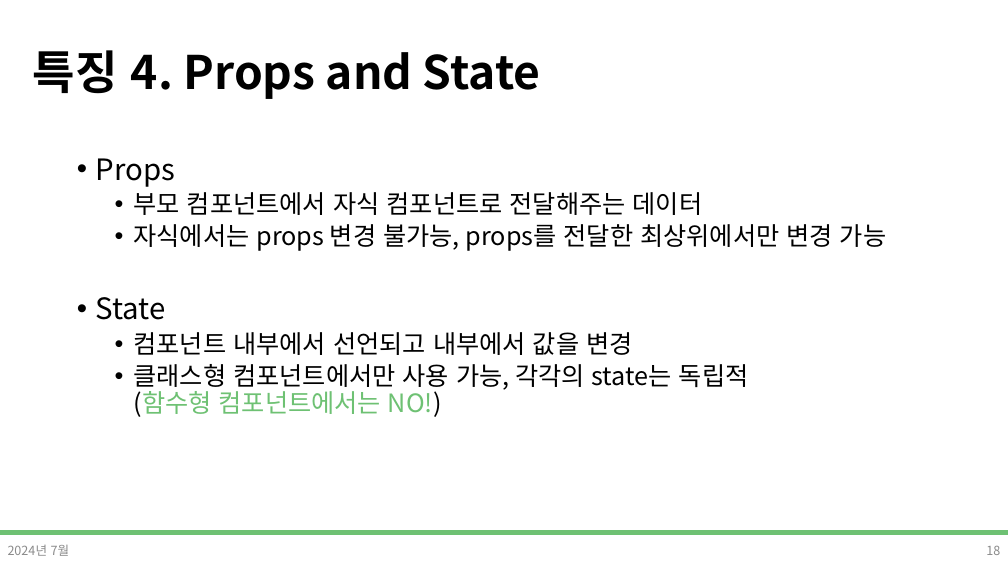
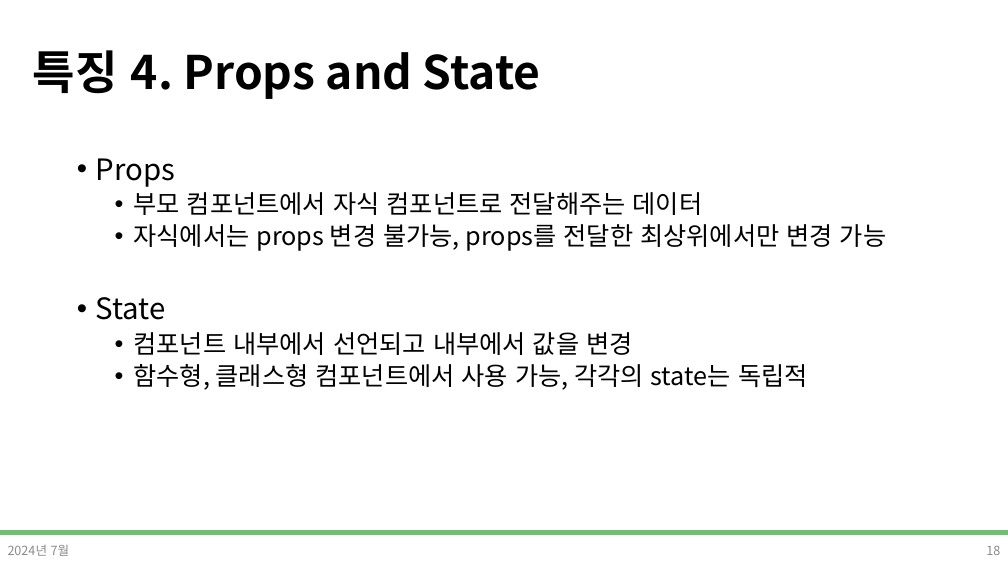
Before and after one commit to DevDamon0527/SeSAC_Yeongdeungpo_Campus_6th, a slide deck: slide 18 of material/[SeSAC_YDP_6] 22_React_소개.pptx. Drawn at 1008x567 pixels with LibreOffice and Linux fonts; fonts in the diff are those of the drawing; background and template pictures are left out. Boxes give left, top, right and bottom in pixels: in the first picture for what was removed or moved away, otherwise in the second. Text is boxed around its words. In the diff, an @@ line names an element or a change of style, - is before the commit and + after.

Commit message:
리액트 수업 준비

```diff
--- a/material/[SeSAC_YDP_6] 22_React_소개.pptx
+++ b/material/[SeSAC_YDP_6] 22_React_소개.pptx
@@ text at (134, 364, 808, 390): text changed @@
-  • 클래스형 컴포넌트에서만 사용 가능, 각각의 state는 독립적
-    (함수형 컴포넌트에서는 NO!)
+  • 함수형, 클래스형 컴포넌트에서 사용 가능, 각각의 state는 독립적
```
